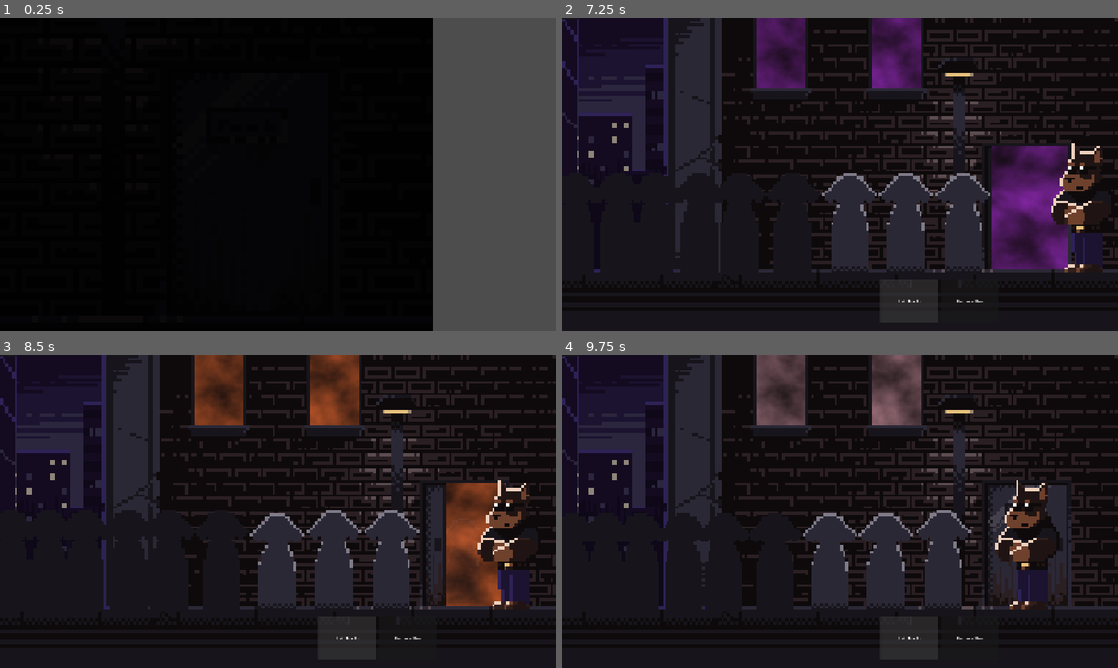
Above: before the commit, frames 1-4 (two rows, left to right).
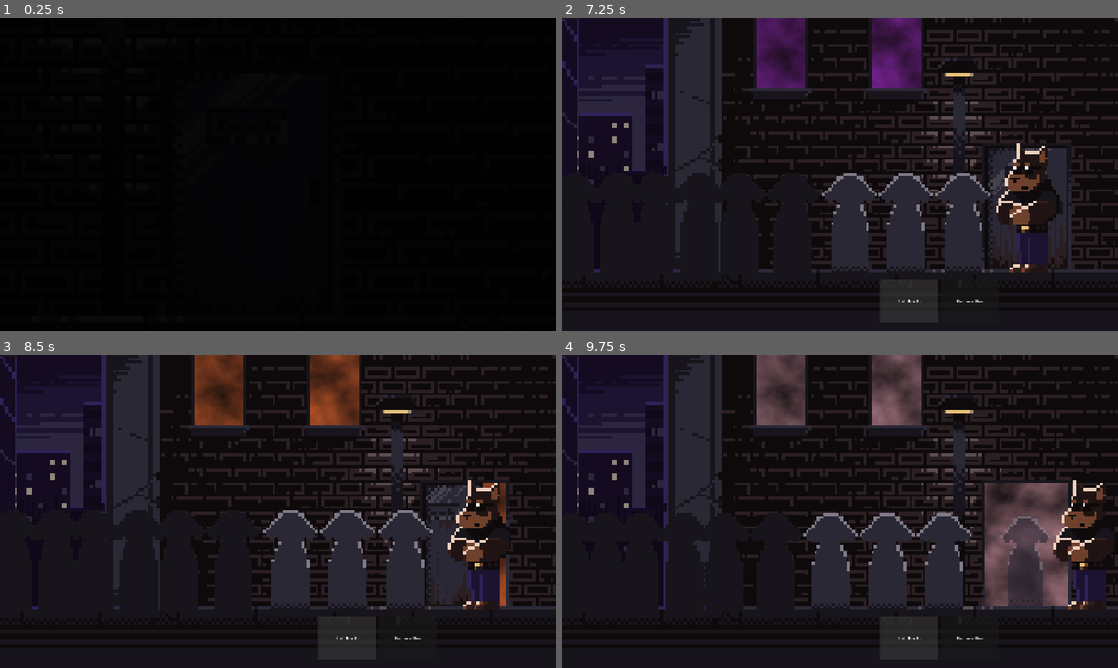
Above: after the commit, the same moments.

Repository: benjamin051000/ruff-night-out
Game: Godot game, scene res://src/core/main.tscn
Same seed, same stepped clock (60 frames per second), same inputs: the game is played once before the commit and once after it.
Inputs (mouse positions are in pixels of both pictures, inside the frame that each line leads up to):
- Up to frame 1 (0.25 s): no input
- Up to frame 2 (7.25 s): tap Enter at 0.5, 2 s; move the mouse to (962, 158) at 0.52 s; click (962, 158) at 0.67 s; tap Space at 1.25 s; move the mouse to (728, 190) at 1.27 s; click (728, 190) at 1.42 s; move the mouse to (895, 105) at 2.02 s; click (895, 105) at 2.17 s; move the mouse to (812, 237) at 2.77 s; click (812, 237) at 2.92 s; move the mouse to (1006, 221) at 3.52 s; click (1006, 221) at 3.67 s; move the mouse to (673, 127) at 4.27 s; click (673, 127) at 4.42 s; move the mouse to (867, 174) at 5.02 s; click (867, 174) at 5.17 s; move the mouse to (756, 96) at 5.77 s; click (756, 96) at 5.92 s; click "Let 'Em In" at 6.5 s
- Up to frame 3 (8.5 s): click "Bounce 'Em" at 7.25 s; click "Let 'Em In" at 8 s
- Up to frame 4 (9.75 s): click "Bounce 'Em" at 8.75 s; click "Let 'Em In" at 9.5 s

The runs differ from the first frame. In frame 1, 22% of the frame differs, in the area x 77-100%, y 0-100%; in frame 2, 5.9%; in frame 3, 8.9%; in frame 4, 7.1%.
Error after the commit: Invalid call. Nonexistent function 'cleanup' in base 'Nil'. (res://src/core/main.gd:109)

Commit message:
Start/cleanup minigame logic. Extended scene sprite.
Signed-off-by: Benjamin Wheeler <benjaminwheeler0510@gmail.com>

Diff:
--- a/src/characters/guest.gd
+++ b/src/characters/guest.gd
@@ -8,6 +8,7 @@
 var dialogue
 
 var in_queue := false
+var sent_minigame_signal := false
 
 ## Rest point, at the bottom of the sprite (their feet)
 var rest_point_bottom: Vector2
@@ -31,6 +32,10 @@
 	if in_queue:
 		position.y = rest_point_bottom.y - sprite_height/2.0 * scale.y
 		position.x = lerp(position.x, rest_point_bottom.x, 2*delta)
+		if abs(position.x - 1400) < 10 and not sent_minigame_signal: # TODO this is the x val of the right-most Marker2D, copied here for haste.
+			sent_minigame_signal = true
+			Global.guest_ready_for_minigame.emit(self)
+
 
 func enter_door() -> void:
 	in_queue = false
--- a/src/core/main.gd
+++ b/src/core/main.gd
@@ -3,7 +3,10 @@
 ## When this hits 0, game over!
 var strikes := 3
 
-enum Minigames {PIC_RESPONSE, ID_CHECK}
+const Guest = preload("uid://cub3q0665kin3")
+
+var minigames: Array
+var minigame  # randomly selected from ^^^
 
 @onready var black_fade_in: ColorRect = $BlackFadeIn
 @onready var bouncer: Node2D = $Bouncer
@@ -15,6 +18,8 @@
 @onready var full_camera: Camera2D = $FullCamera
 @onready var actual_camera: Camera2D = $ActualCamera
 
+@onready var id_check: Node2D = $Minigames/IdCheck
+
 
 ## Move actual_camera to one of the "preset" cameras.
 func move_camera(to: Camera2D) -> void:
@@ -25,15 +30,20 @@
 	pos_tween.tween_property(actual_camera, "position", to.position, t).set_trans(Tween.TRANS_SINE)
 
 
-const beat_interval := 60.0/124
 
 # Called when the node enters the scene tree for the first time.
 func _ready() -> void:
+	Global.guest_ready_for_minigame.connect(_on_guest_ready_for_minigame)
+	minigames = [id_check]
+
+	# Start the actual game
 	black_fade_in.visible = true
 	start_club_light($ClubLight)
 	#await get_tree().create_timer(beat_interval).timeout
 	start_club_light($ClubLight2)
-	intro()
+	await intro()
+	spawn_guests()
+
 
 func start_club_light(light: Light2D) -> void:
 	var colors := [
@@ -47,8 +57,8 @@
 	Color(0.2, 0.6, 1),
 	Color(1, 0.5, 0.0),
 	]
-	var flash_time := beat_interval * 0.15   # fast hit to white
-	var settle_time := beat_interval * 0.85  # slower fade to color
+	var flash_time := Global.beat_interval * 0.15   # fast hit to white
+	var settle_time := Global.beat_interval * 0.85  # slower fade to color
 
 	var tween := create_tween().set_loops()
 	for base_color in colors:
@@ -78,10 +88,10 @@
 	await get_tree().create_timer(1).timeout
 	door.close()
 	move_camera(full_camera)
-	spawn_guests()
 
 
 func spawn_guests() -> void:
+	print("BOOM")
 	const guest_scn := preload("res://src/characters/guest.tscn")
 	for i in Global.NUM_GUESTS:
 		var guest := guest_scn.instantiate()
@@ -90,7 +100,13 @@
 		queue.add_guest(guest)
 
 
+func _on_guest_ready_for_minigame(guest: Guest) -> void:
+	minigame = minigames.pick_random()
+	minigame.start_minigame(guest.dogtype)
+
+
 func _on_accept_button_pressed() -> void:
+	minigame.cleanup()
 	bouncer.step_back()
 	door.open()
 	await get_tree().create_timer(1).timeout
@@ -101,4 +117,5 @@
 
 
 func _on_reject_button_pressed() -> void:
+	minigame.cleanup()
 	queue.remove_guest(false)
--- a/src/core/main.tscn
+++ b/src/core/main.tscn
@@ -3,10 +3,11 @@
 [ext_resource type="Script" uid="uid://dap5gqjpnfjvt" path="res://src/core/main.gd" id="1_avv2o"]
 [ext_resource type="Texture2D" uid="uid://wk6hfti7ecom" path="res://assets/px_mainscene_backest.png" id="2_2uitn"]
 [ext_resource type="PackedScene" uid="uid://bn2xguuklwsab" path="res://src/characters/bouncer.tscn" id="2_ivtyw"]
-[ext_resource type="Texture2D" uid="uid://cd4r43p408kgg" path="res://assets/px_mainscene.png" id="2_q2b63"]
+[ext_resource type="Texture2D" uid="uid://ciwhby5tnlqxi" path="res://assets/px_mainscene_extended.png" id="3_2uitn"]
 [ext_resource type="PackedScene" uid="uid://p7vlwpp4nk2e" path="res://src/world/door.tscn" id="3_w61mg"]
 [ext_resource type="AudioStream" uid="uid://bmtha0ivaivr4" path="res://assets/music/bark dog detective edm rave music demo MDavis aug262026.wav" id="5_nxx65"]
 [ext_resource type="Script" uid="uid://mhng3y6f7jus" path="res://src/core/queue.gd" id="6_q2b63"]
+[ext_resource type="PackedScene" uid="uid://cp8ahl3obc3ay" path="res://src/minigames/id_check.tscn" id="8_2uitn"]
 
 [sub_resource type="FastNoiseLite" id="FastNoiseLite_6kv4h"]
 
@@ -19,8 +20,8 @@
 [node name="BlackFadeIn" type="ColorRect" parent="." unique_id=1702087831]
 visible = false
 z_index = 100
-offset_right = 1920.0
-offset_bottom = 1080.0
+offset_right = 2250.0
+offset_bottom = 1110.0
 color = Color(0, 0, 0, 1)
 
 [node name="Background" type="Sprite2D" parent="." unique_id=975319224]
@@ -51,7 +52,7 @@
 [node name="Building" type="Sprite2D" parent="." unique_id=576812507]
 z_index = -5
 scale = Vector2(10, 10)
-texture = ExtResource("2_q2b63")
+texture = ExtResource("3_2uitn")
 centered = false
 
 [node name="Door" parent="." unique_id=1938332207 instance=ExtResource("3_w61mg")]
@@ -128,5 +129,12 @@
 [node name="Marker2D9" type="Marker2D" parent="Queue" unique_id=806857975]
 position = Vector2(46, 880)
 
+[node name="Minigames" type="Node" parent="." unique_id=1376919795]
+
+[node name="IdCheck" parent="Minigames" unique_id=315101865 instance=ExtResource("8_2uitn")]
+visible = false
+position = Vector2(1246, 677)
+scale = Vector2(0.35, 0.35)
+
 [connection signal="pressed" from="AcceptButton" to="." method="_on_accept_button_pressed"]
 [connection signal="pressed" from="RejectButton" to="." method="_on_reject_button_pressed"]
--- a/src/core/queue.gd
+++ b/src/core/queue.gd
@@ -7,6 +7,9 @@
 var queue_spots: Array[Node]  # Actually Array[Marker2D] but the type system can't narrow it -_-
 ## A literal Queue. idx 0 is the front of the line.
 var queue: Array[Guest]
+
+func empty() -> int:
+	return queue.size() == 0
 
 func get_current_guest() -> Guest:
 	return queue[0]
--- a/src/global/global.gd
+++ b/src/global/global.gd
@@ -8,5 +8,11 @@
 @warning_ignore("unused_signal")
 signal guest_left_queue(accepted: bool)
 
+@warning_ignore("unused_signal")
+signal guest_ready_for_minigame(guest)
+
 ## The total number of guests to spawn.
 const NUM_GUESTS := 20
+
+const music_bpm := 124.0
+const beat_interval := 60.0 / music_bpm
--- a/src/minigames/id_check.gd
+++ b/src/minigames/id_check.gd
@@ -1,4 +1,4 @@
-extends Node
+extends Node2D
 
 var real_dog_names = ["Kumo", "Taro", "Marigold", "Ollie", "Lucky", "Izzy",
 	"Teddy", "Willa", "Otso", "Osho", "Tenor", "Bernie", "Cassie"]
@@ -80,7 +80,9 @@
 	else:
 		$Pawprint.texture = fake_paw[randi_range(0,1)]
 
-func start_id_check_minigame(dogtype):
+
+func start_minigame(dogtype):
+	visible = true
 	$Dogtype.text = Guest.DogType.keys()[dogtype]
 	$Name.text = make_name(dogtype)
 	$DoB.text = make_age(dogtype)
@@ -90,8 +92,8 @@
 	make_pawprint(dogtype)
 
 
-func check_minigame_over():
-	queue_free()
+func cleanup():
+	visible = false
 
 func _ready() -> void:
 	Guest = preload("res://src/characters/guest.tscn").instantiate()
--- a/tests/testidcheck.gd
+++ b/tests/testidcheck.gd
@@ -7,4 +7,6 @@
 
 # Called when the node enters the scene tree for the first time.
 func _ready() -> void:
-	id_check.start_id_check_minigame(guest.dogtype)
+	for i in 3:
+		id_check.start_id_check_minigame(guest.dogtype)
+		await get_tree().create_timer(1).timeout
Binary file added: assets/px_mainscene_extended.png
Not shown, added: assets/px_mainscene_extended.png.import
